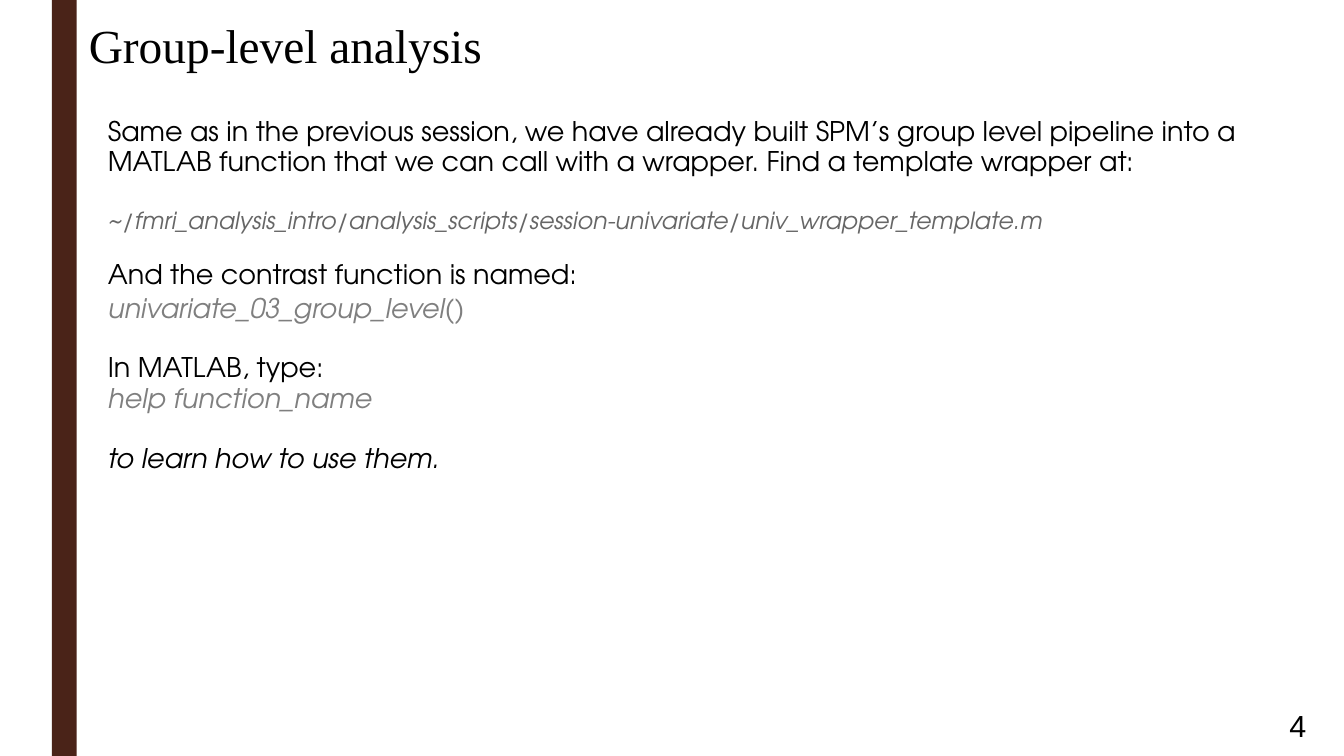
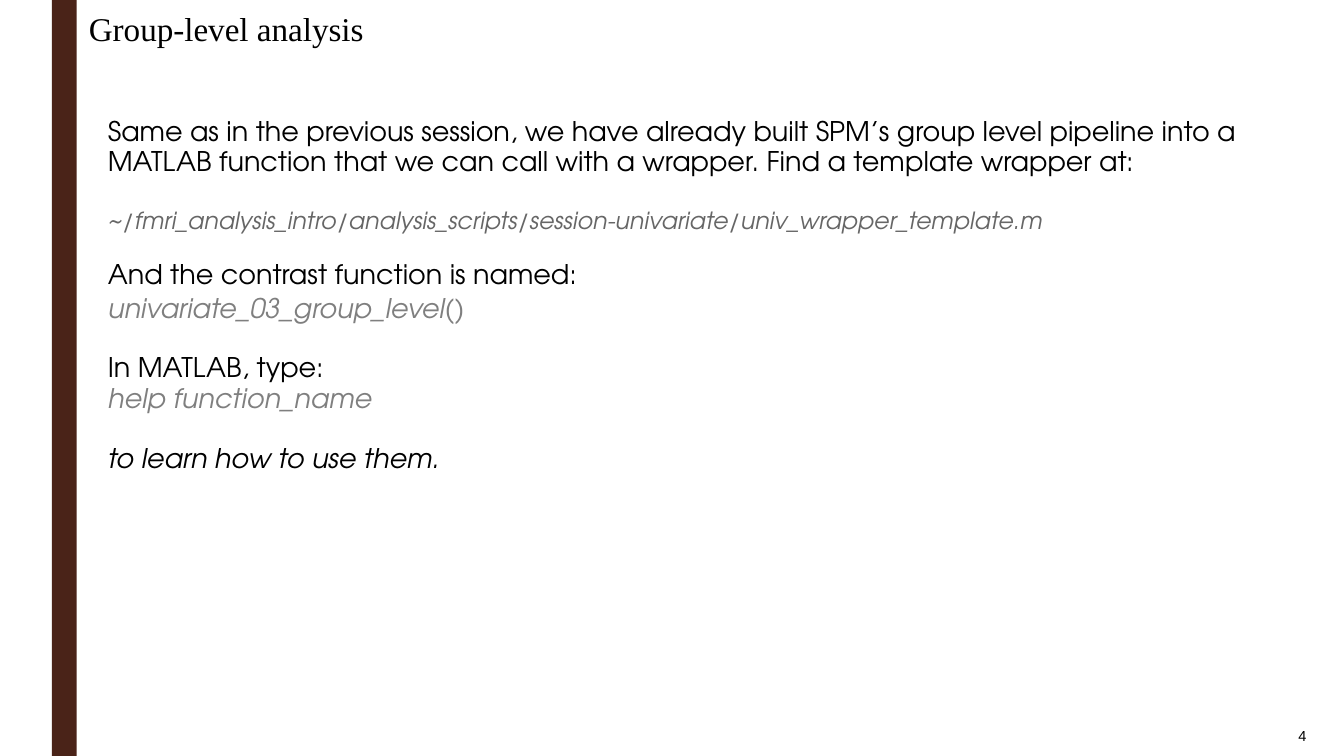
Before and after one commit to ortiztud/fmri_analysis_intro, a slide deck: slide 4 of slides/slides_session-4_hands-on.ppt. Drawn at 1344x756 pixels with LibreOffice and Linux fonts; fonts in the diff are those of the drawing; background and template pictures are left out. Boxes give left, top, right and bottom in pixels: in the first picture for what was removed or moved away, otherwise in the second. Text is boxed around its words. In the diff, an @@ line names an element or a change of style, - is before the commit and + after.

```diff
--- a/slides/slides_session-4_hands-on.ppt
+++ b/slides/slides_session-4_hands-on.ppt
@@ text "Group-level analysis" at box(89, 18, 364, 48): size 28 to 19.6 pt; line spacing 1 to 0.8 @@
@@ page number at box(1298, 731, 1306, 741): size 18 to 8.6 pt; line spacing 1 to 0.8 @@
```
Also in this commit, not shown: 3 other slides changed, 9 other files.
